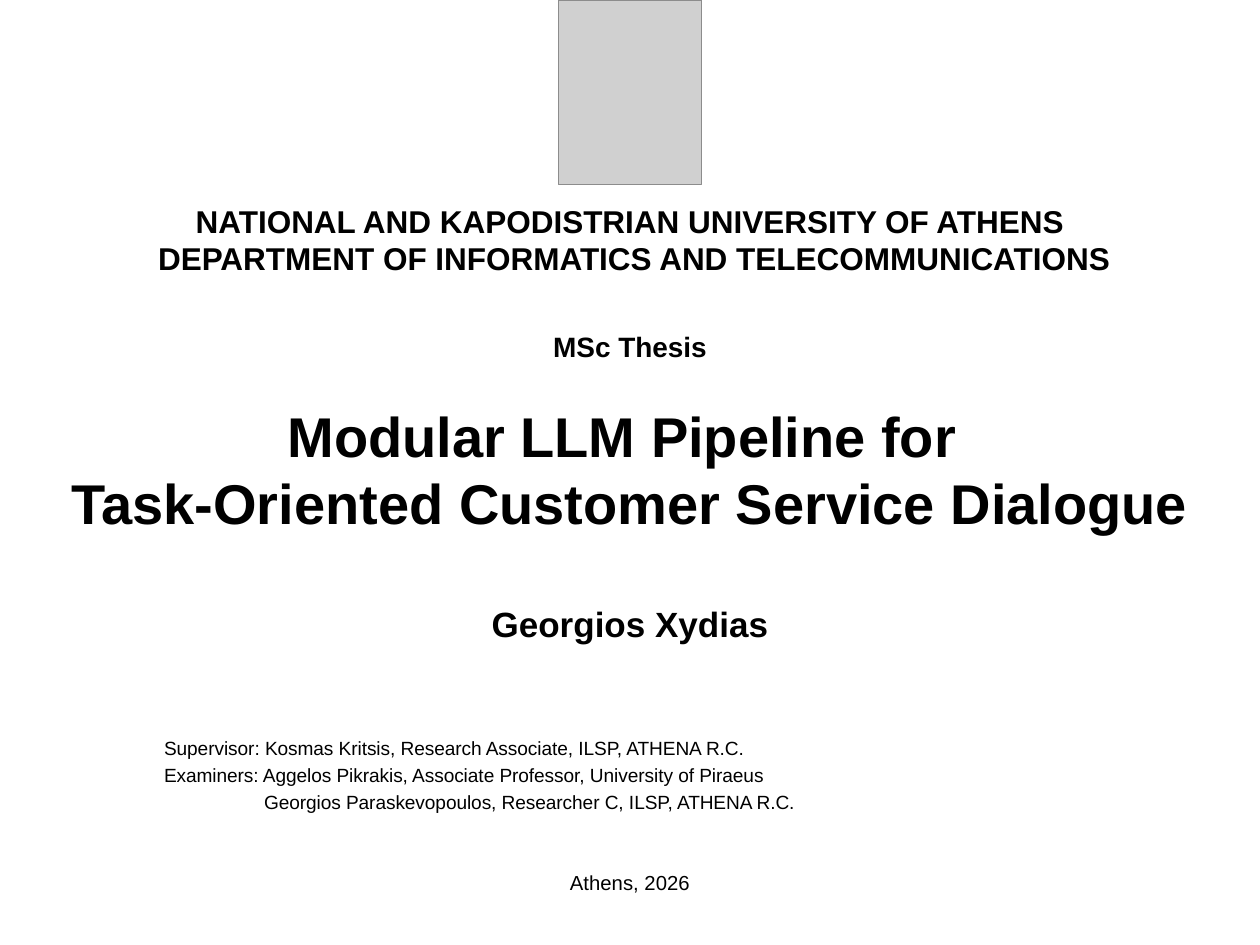
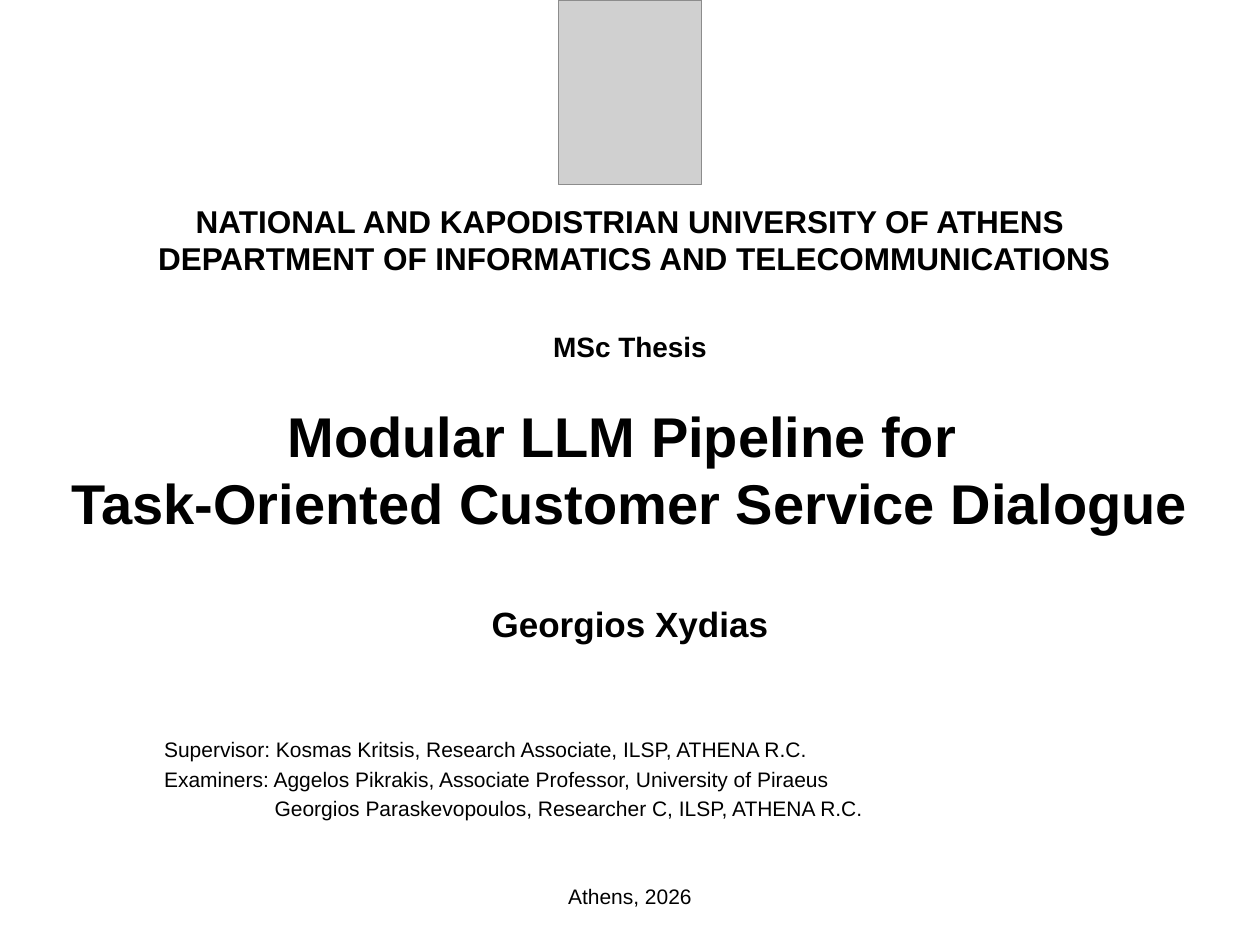
Before and after one commit to GiX007/mlp4cs, a slide deck: slide 1 of docs/presentation.pptx. Drawn at 1260x945 pixels with LibreOffice and Linux fonts; fonts in the diff are those of the drawing; grey boxes stand for pictures. Boxes give left, top, right and bottom in pixels: in the first picture for what was removed or moved away, otherwise in the second. Text is boxed around its words. In the diff, an @@ line names an element or a change of style, - is before the commit and + after.

```diff
--- a/docs/presentation.pptx
+++ b/docs/presentation.pptx
@@ subtitle "Supervisor: Kosmas Kritsis, Research Associate, ..." at (164, 741, 862, 821): size 10.8 to 12 pt; size 11.6 to 12 pt in "Athens, 2026" @@
```
Also in this commit, not shown: 4 other slides changed.
